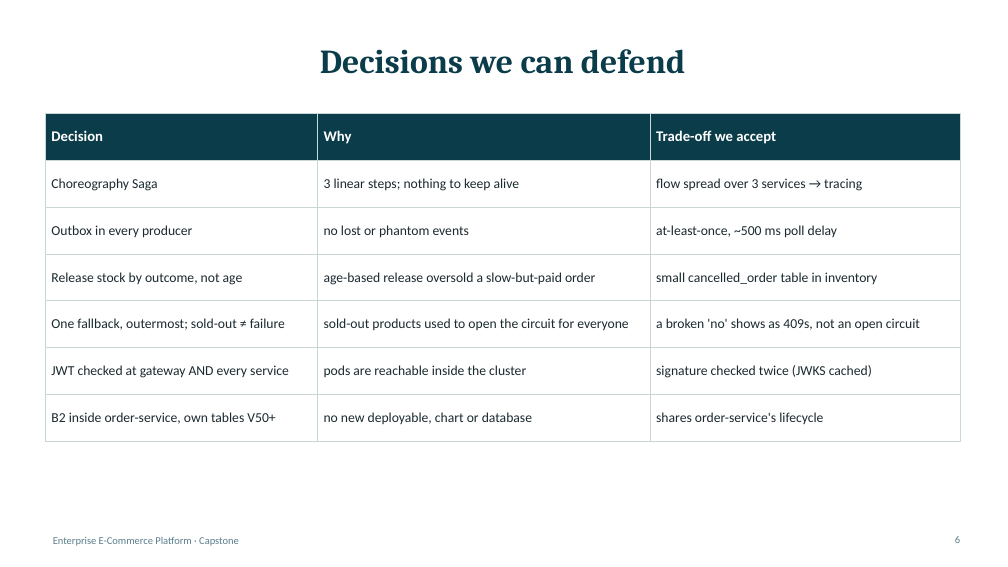
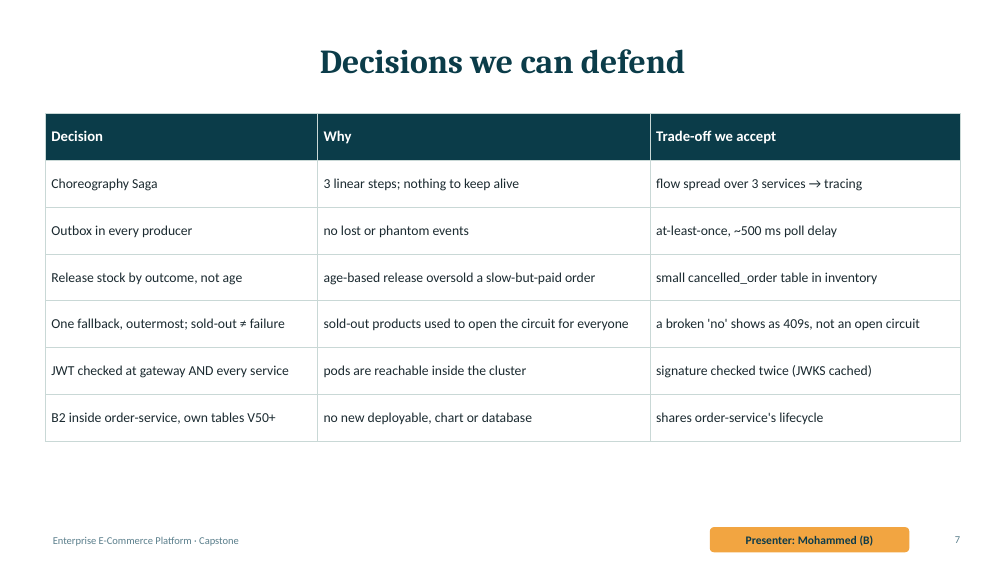
Before and after one commit to 13nour11/capstone-platform, a slide deck: slide 7 of docs/slides/capstone-final.pptx (slide 6 before the commit). Drawn at 1008x567 pixels with LibreOffice and Linux fonts; fonts in the diff are those of the drawing. Boxes give left, top, right and bottom in pixels: in the first picture for what was removed or moved away, otherwise in the second. Text is boxed around its words. In the diff, an @@ line names an element or a change of style, - is before the commit and + after.

```diff
--- a/docs/slides/capstone-final.pptx
+++ b/docs/slides/capstone-final.pptx
@@ rounded rectangle added at [710, 527, 910, 552], fill #F2A541, 11 pt, text #0D3B4A, bold @@
+Presenter: Mohammed (B)
@@ page number at [955, 536, 960, 543]: text changed @@
-6
+7
```
Also in this commit, not shown: 13 other slides changed, 1 slide added.
